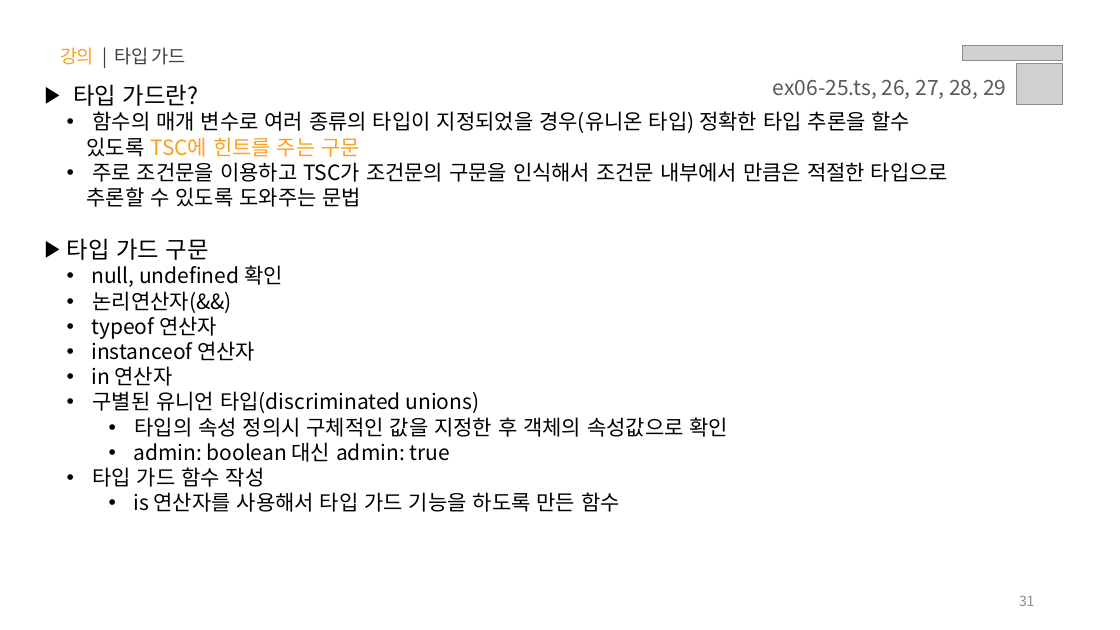
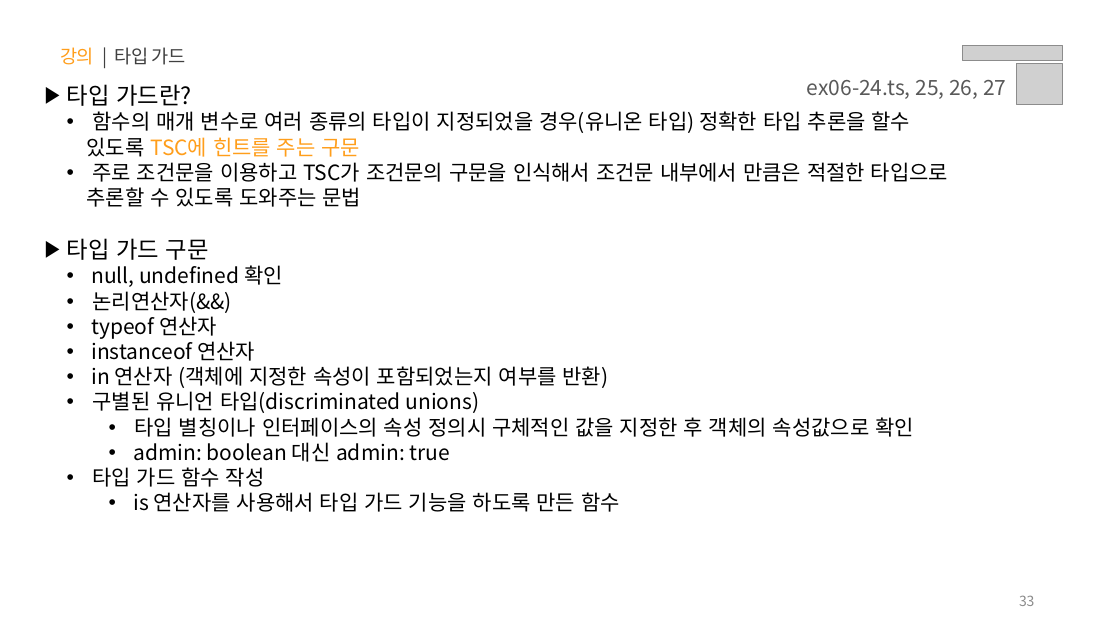
Before and after one commit to jeong0403/learn-JS, a slide deck: slide 33 of PPT/06.자바스크립트 - 타입스크립트.pptx (slide 31 before the commit). Drawn at 1120x630 pixels with LibreOffice and Linux fonts; fonts in the diff are those of the drawing; grey boxes stand for pictures. Boxes give left, top, right and bottom in pixels: in the first picture for what was removed or moved away, otherwise in the second. Text is boxed around its words. In the diff, an @@ line names an element or a change of style, - is before the commit and + after.

```diff
--- a/PPT/06.자바스크립트 - 타입스크립트.pptx
+++ b/PPT/06.자바스크립트 - 타입스크립트.pptx
@@ text at (x1=807, y1=80, x2=1006, y2=99): text changed @@
-ex06-25.ts, 26, 27, 28, 29
+ex06-24.ts, 25, 26, 27
@@ text at (x1=91, y1=366, x2=609, y2=388): text changed @@
-  • in 연산자
+  • in 연산자 (객체에 지정한 속성이 포함되었는지 여부를 반환)
@@ text at (x1=134, y1=417, x2=914, y2=437): text changed @@
-    • 타입의 속성 정의시 구체적인 값을 지정한 후 객체의 속성값으로 확인
+    • 타입 별칭이나 인터페이스의 속성 정의시 구체적인 값을 지정한 후 객체의 속성값으로 확인
@@ page number at (x1=1019, y1=595, x2=1035, y2=606): text changed @@
-31
+33
```
Also in this commit, not shown: 19 other slides changed, 3 slides added, 1 slide removed, 43 other files.
